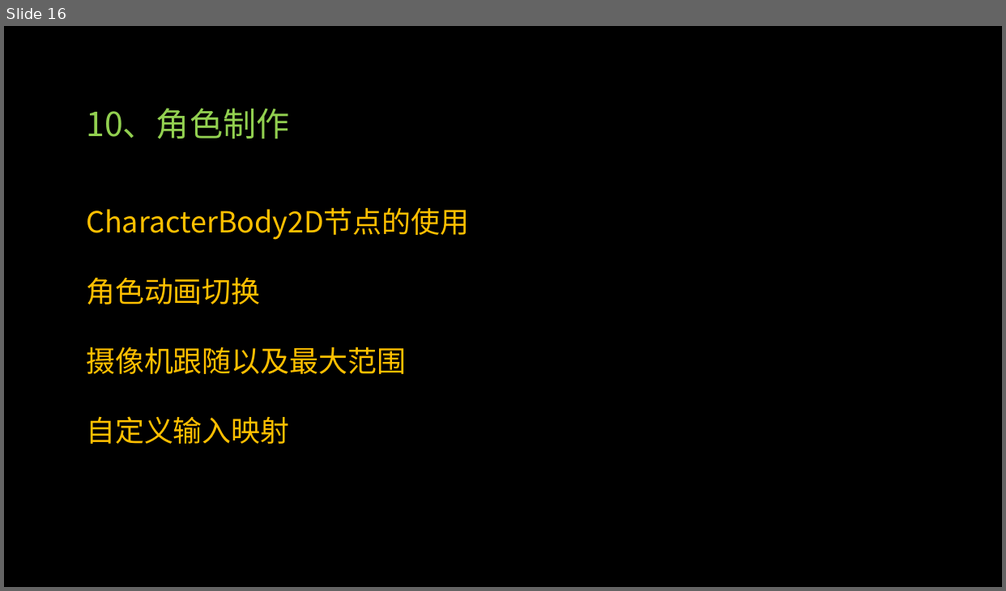
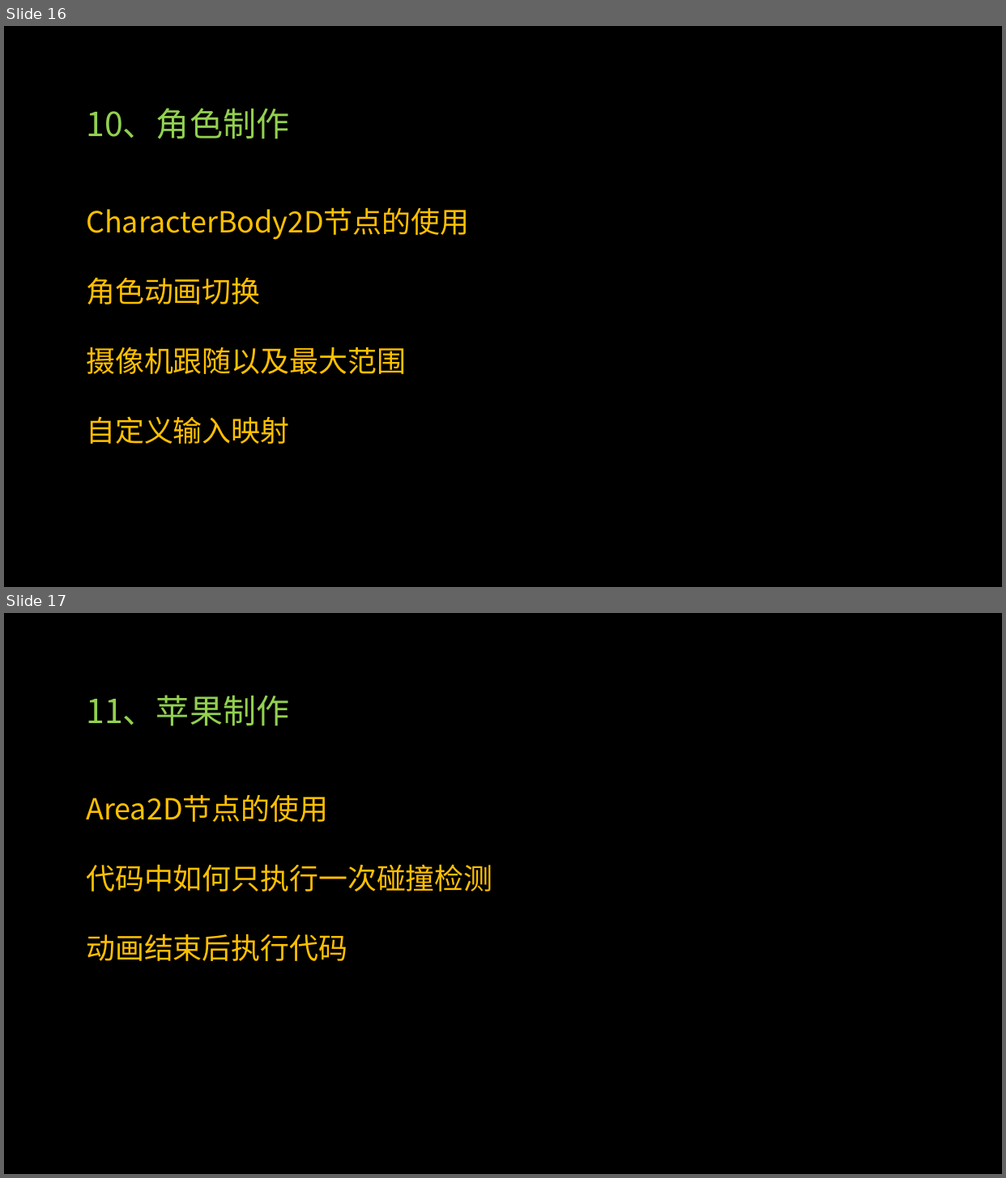
Before and after one commit to PGYangel/GodotStudy, a slide deck: Lesson1/Godot入门实践蛙里奥教程内容.pptx. Shown one above the other, each under a label of ours: slide 16 before the commit, slides 16 and 17 after it. The pictures are 1006x591 and 1006x1178 pixels, drawn with LibreOffice and Linux fonts; fonts in the diff are those of the drawing; background and template pictures are left out. Boxes give left, top, right and bottom in pixels: in the first picture for what was removed or moved away, otherwise in the second. Text is boxed around its words. In the diff, an @@ line names an element or a change of style, - is before the commit and + after.

Commit message:
11苹果制作

```diff
--- a/Lesson1/Godot入门实践蛙里奥教程内容.pptx
+++ b/Lesson1/Godot入门实践蛙里奥教程内容.pptx
@@ slide 17 added at <box>4,613,1002,1174</box>, background picture (left out) @@
@@ text added at <box>86,695,289,726</box>, 32 pt, text #92D050 @@
+11、苹果制作
@@ text added at <box>86,794,492,961</box>, 28 pt, text #FFC000 @@
+Area2D节点的使用
+代码中如何只执行一次碰撞检测
+动画结束后执行代码
```
Also in this commit, not shown: 5 other files.
